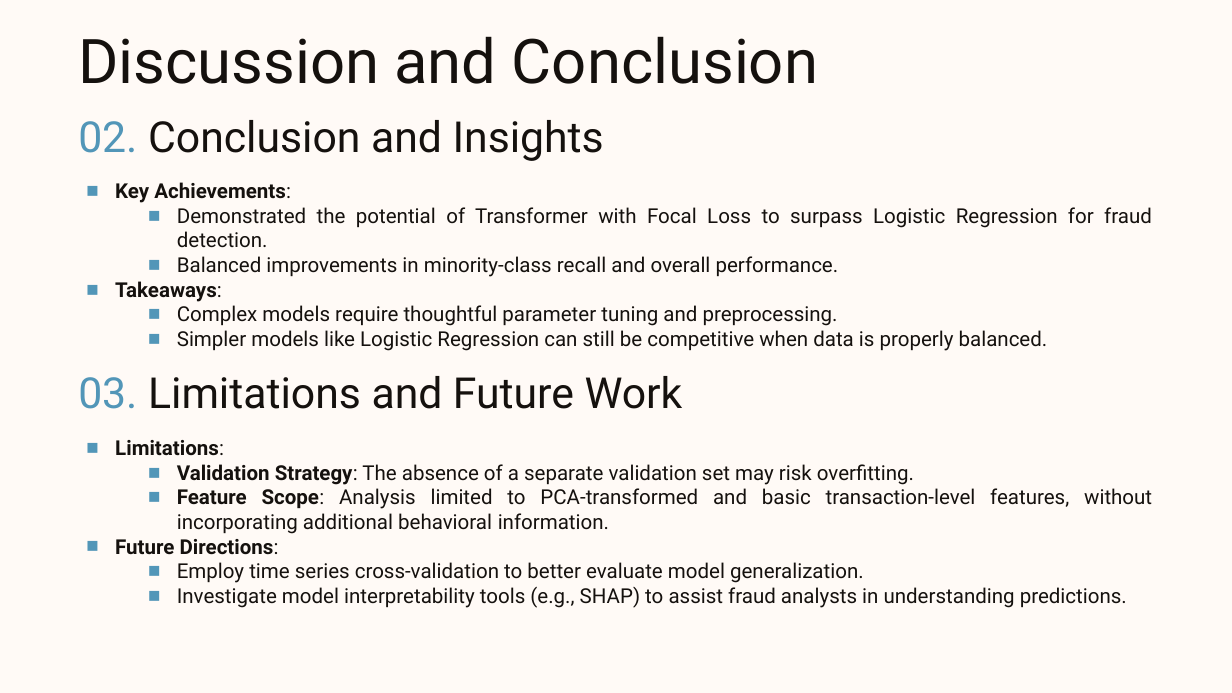
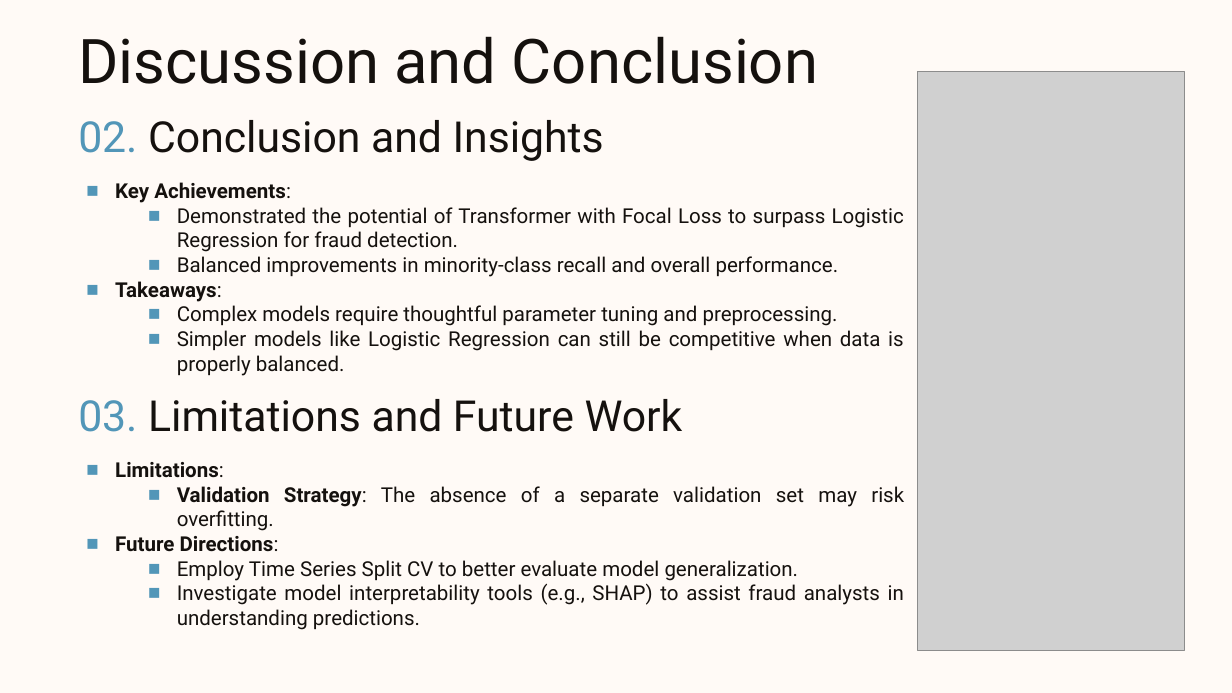
Before and after one commit to fengyuanshen/DS542_Final, a slide deck: slide 18 of DS542_Final_Project_Presentation.pptx. Drawn at 1232x693 pixels with LibreOffice and Linux fonts; fonts in the diff are those of the drawing; grey boxes stand for pictures; background and template pictures are left out. Boxes give left, top, right and bottom in pixels: in the first picture for what was removed or moved away, otherwise in the second. Text is boxed around its words. In the diff, an @@ line names an element or a change of style, - is before the commit and + after.

Commit message:
Final Presentation

```diff
--- a/DS542_Final_Project_Presentation.pptx
+++ b/DS542_Final_Project_Presentation.pptx
@@ picture added at (x1=918, y1=71, x2=1185, y2=649) @@
@@ text "Key Achievements:" rewrapped from (x1=115, y1=182, x2=1152, y2=351) to (x1=115, y1=182, x2=904, y2=376) @@
@@ text "03. Limitations and Future Work" moved from (x1=78, y1=376, x2=683, y2=409) to (x1=78, y1=399, x2=683, y2=432) @@
@@ text "Limitations:" moved from (x1=115, y1=440, x2=1152, y2=608) to (x1=115, y1=462, x2=904, y2=630) @@
@@ text at (x1=177, y1=488, x2=1152, y2=534): paragraph removed @@
-  ■ Feature Scope: Analysis limited to PCA-transformed and basic transaction-level features, without incorporating additional behavioral information.
@@ text at (x1=177, y1=560, x2=799, y2=581): text changed @@
-  ■ Employ time series cross-validation to better evaluate model generalization.
+  ■ Employ Time Series Split CV to better evaluate model generalization.
```
Also in this commit, not shown: 1 other file.
